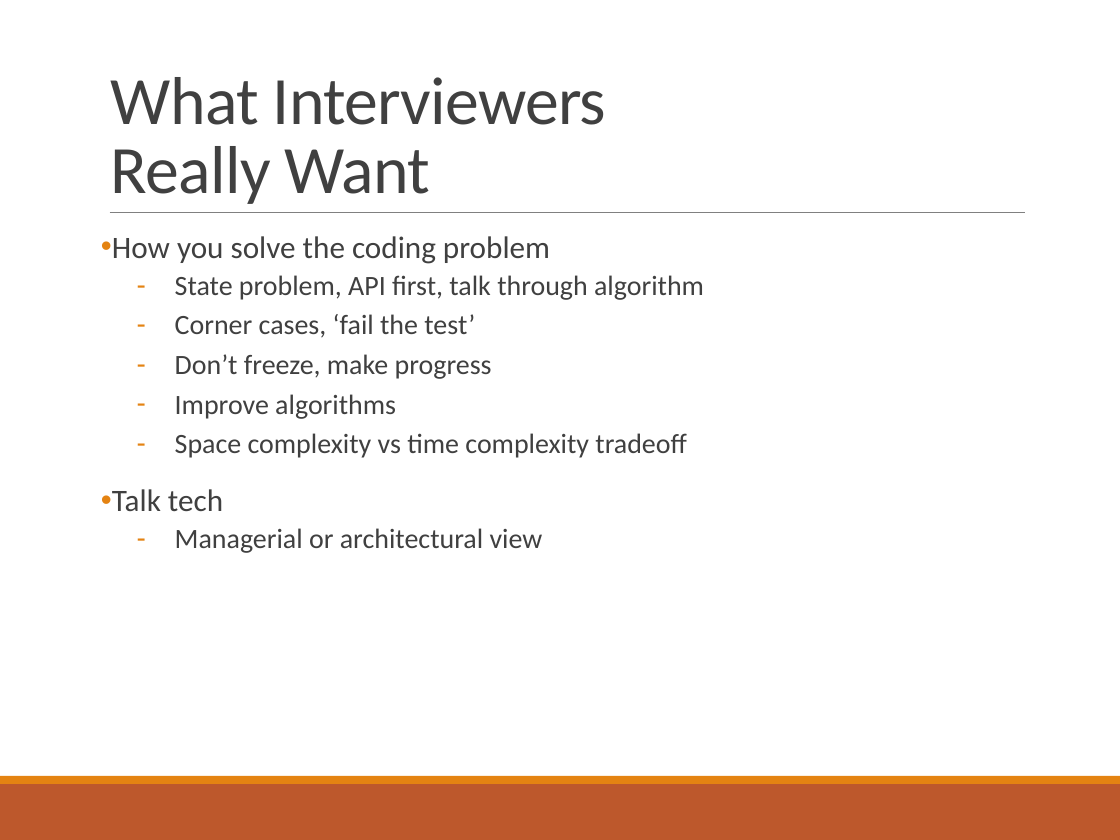
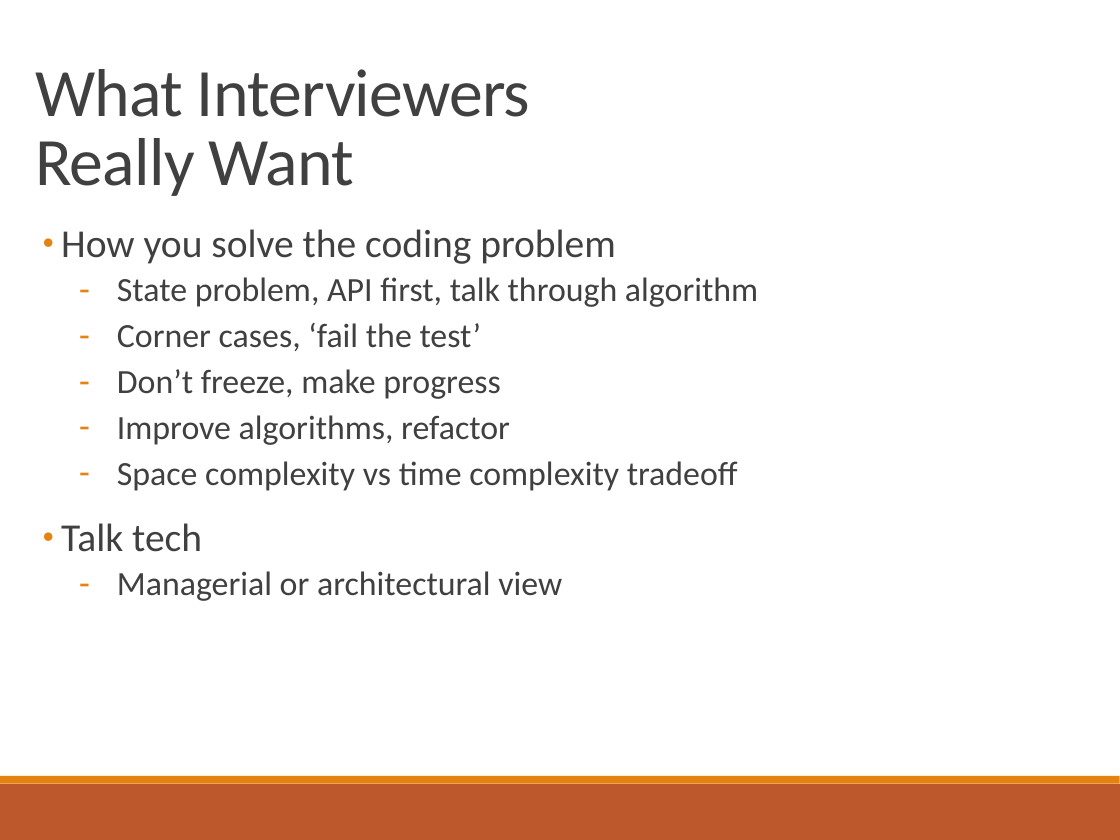
Before and after one commit to aaron678/coding-interview, a slide deck: slide 10 of presentationSlides3.pptx. Drawn at 1120x840 pixels with LibreOffice and Linux fonts; fonts in the diff are those of the drawing. Boxes give left, top, right and bottom in pixels: in the first picture for what was removed or moved away, otherwise in the second. Text is boxed around its words. In the diff, an @@ line names an element or a change of style, - is before the commit and + after.

```diff
--- a/presentationSlides3.pptx
+++ b/presentationSlides3.pptx
@@ title "What Interviewers Really Want": place and size @@
-title "What Interviewers Really Want" at bbox=[111, 77, 607, 204]
+title "What Interviewers Really Want" at bbox=[35, 69, 531, 196]
@@ text "How you solve the coding ...": place and size @@
-text "How you solve the coding ..." at bbox=[112, 236, 704, 553]
+text "How you solve the coding ..." at bbox=[61, 229, 758, 601]
@@ text at bbox=[61, 229, 758, 601]: size 22.1 to 28 pt in "How you solve the coding problem", "Talk tech"; size 19.8 to 24 pt in "State problem, API first, talk through algorithm", "Corner cases, ‘fail the test’", "Don’t freeze, make progress", "Space complexity vs time complexity tradeoff" and 1 more places @@
@@ line removed from (110, 212) to (1025, 212) @@
@@ text at bbox=[117, 415, 510, 445]: text changed; size 19.8 to 24 pt @@
-  – Improve algorithms
+  – Improve algorithms, refactor
```
Also in this commit, not shown: 9 other slides changed, 2 other files.
